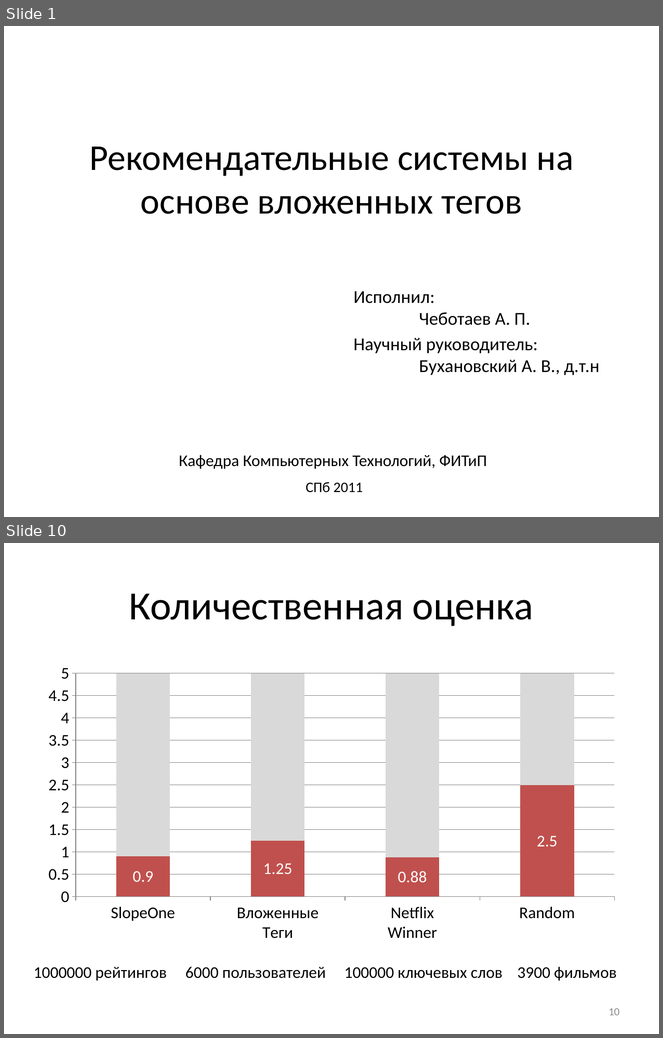
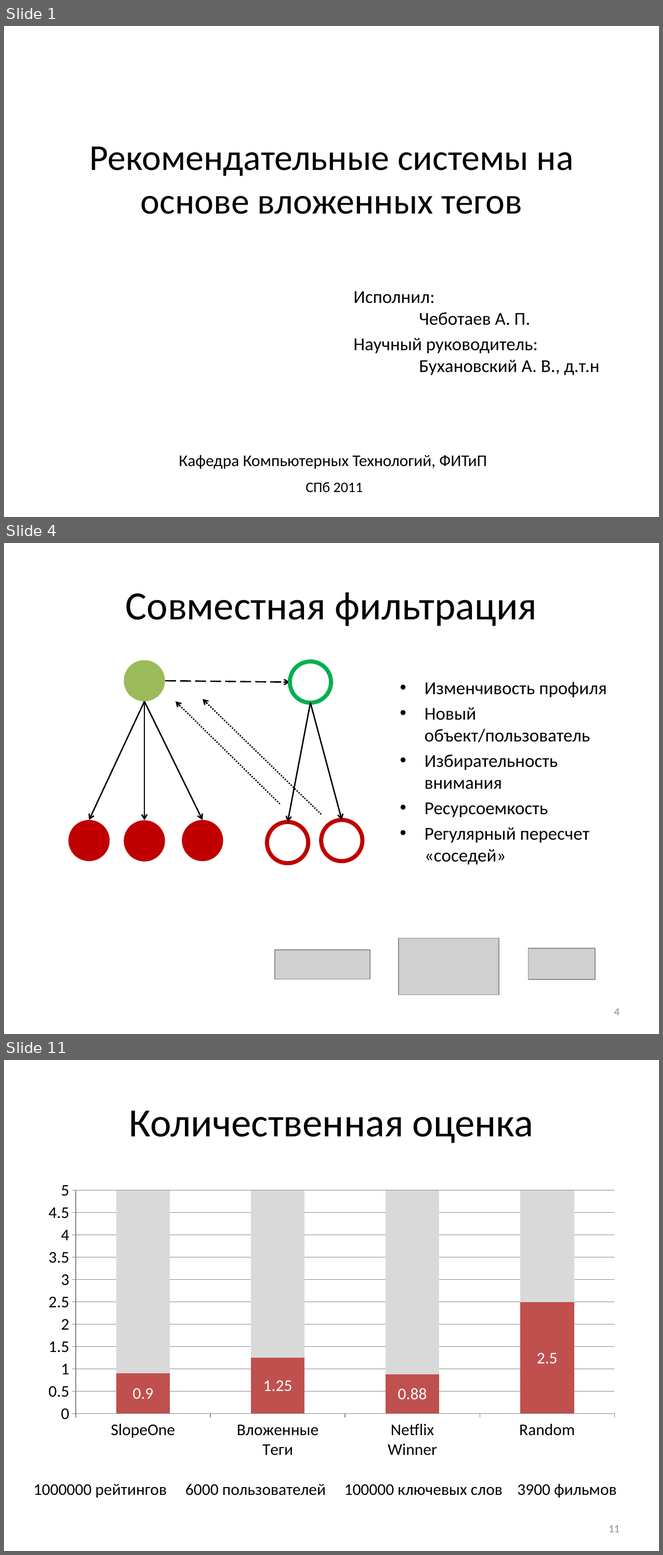
Before and after one commit to Otann/diploma, a slide deck: slides.pptx. Shown one above the other, each under a label of ours: slides 1 and 10 before the commit, slides 1, 4 and 11 after it; the slides between them are not shown. The pictures are 663x1038 and 663x1555 pixels, drawn with LibreOffice and Linux fonts; fonts in the diff are those of the drawing; grey boxes stand for pictures. Boxes give left, top, right and bottom in pixels: in the first picture for what was removed or moved away, otherwise in the second. Text is boxed around its words. In the diff, an @@ line names an element or a change of style, - is before the commit and + after.

```diff
--- a/slides.pptx
+++ b/slides.pptx
@@ slide 4 added at (4,543,659,1034), background #FFFFFF @@
@@ title added at (125,592,537,626), 44 pt, text #000000 @@
+Совместная фильтрация
@@ ellipse added at (124,661,165,702), fill #9BBB59 @@
@@ ellipse added at (289,662,331,703), outline #00B050 4.5 pt @@
@@ arrow added from (165, 681) to (289, 682), #000000 1.5 pt dashed @@
@@ text added at (425,682,607,865), 20 pt, text #000000 @@
+• Изменчивость профиля
+• Новый объект/пользователь
+• Избирательность внимания
+• Ресурсоемкость
+• Регулярный пересчет «соседей»
@@ arrow added from (144, 702) to (89, 820), #000000 1.5 pt @@
@@ arrow added from (144, 702) to (144, 821), #000000 1.5 pt @@
@@ arrow added from (144, 702) to (203, 820), #000000 1.5 pt @@
@@ arrow added from (280, 805) to (176, 702), #000000 1.5 pt dashed @@
@@ arrow added from (321, 814) to (203, 699), #000000 1.5 pt dashed @@
@@ arrow added from (311, 703) to (288, 822), #000000 1.5 pt @@
@@ arrow added from (311, 703) to (342, 820), #000000 1.5 pt @@
@@ ellipse added at (68,820,110,861), fill #C00000 @@
@@ ellipse added at (124,821,165,862), fill #C00000 @@
@@ ellipse added at (182,820,223,861), fill #C00000 @@
@@ ellipse added at (268,822,309,863), outline #C00000 4.5 pt @@
@@ ellipse added at (321,820,362,861), outline #C00000 4.5 pt @@
@@ picture added at (399,939,499,995) @@
@@ picture added at (274,950,370,979) @@
@@ picture added at (528,949,595,980) @@
@@ page number added at (614,1008,620,1016), 12 pt, text #8C8C8C @@
+4
@@ what was slide 10 is now slide 11 @@
@@ page number at (609,1525,620,1533): text changed @@
-10
+11
```
Also in this commit, not shown: 2 slides changed, 8 other slides added, 8 slides removed, 12 other files.
